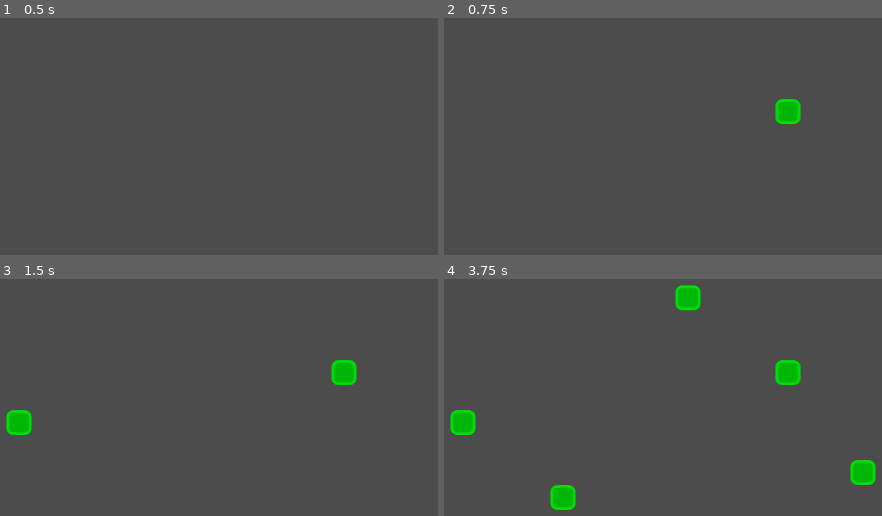
Above: before the commit, frames 1-4 (two rows, left to right).
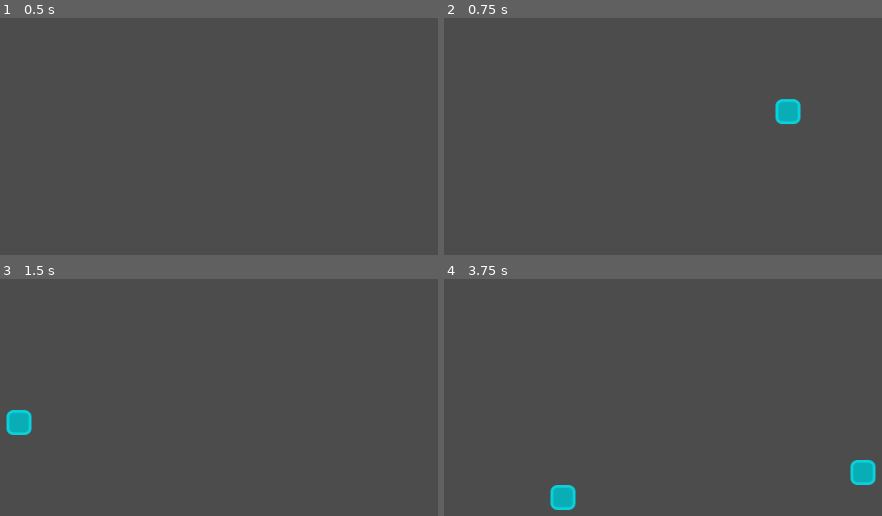
Above: after the commit, the same moments.

Repository: andrew-wilkes/godot-game-of-life
Game: Godot game, scene res://Main.tscn
The game is run twice, just before and just after one commit, with the same random seed, the same clock (stepped at 60 frames per second) and the same inputs.
Inputs (mouse positions are in pixels of both pictures, inside the frame that each line leads up to):
- Up to frame 1 (0.5 s): no input
- Up to frame 2 (0.75 s): tap Enter (ui_accept) at 0.5 s; move the mouse to (790, 122) at 0.52 s; hold Enter (ui_accept) from 0.53 s (still down); click (790, 122) at 0.67 s
- Up to frame 3 (1.5 s): tap Delete (ui_reset, bound only after the commit) at 1.25 s; move the mouse to (8, 430) at 1.27 s; release Enter (ui_accept) at 1.28 s; tap Enter (ui_accept) at 1.35 s; click (8, 430) at 1.42 s
- Up to frame 4 (3.75 s): tap Enter (ui_accept) at 1.52, 1.82, 2, 2.85, 3.02, 3.32, 3.5 s; move the mouse to (693, 305) at 2.02 s; hold Enter (ui_accept) 2.03-2.78 s; click (693, 305) at 2.17 s; tap Delete (ui_reset, bound only after the commit) at 2.75 s; move the mouse to (571, 501) at 2.77 s; click (571, 501) at 2.92 s; move the mouse to (851, 478) at 3.52 s; hold Enter (ui_accept) from 3.53 s (still down); click (851, 478) at 3.67 s

Frame 1 is identical in both runs. In frame 2, 0.6% of the frame differs, in the area x 75-82%, y 34-45%; in frame 3, 1.2%; in frame 4, 3.0%, in the area x 1-99%, y 2-98%.

Commit message:
Completed game code

Diff:
--- a/src/Main.gd
+++ b/src/Main.gd
@@ -2,13 +2,12 @@
 
 var grids = [{}, {}]
 var cells = {}
+var alive_color: Color
+export(Color) var dead_color = Color(32)
 
 func _ready():
 	$Cell.hide()
-
-func _on_Timer_timeout():
-	grids.invert()
-	grids[1].clear()
+	alive_color = $Cell.modulate
 
 const ZOOM_STEP = 0.1
 
@@ -24,6 +23,12 @@
 			change_zoom(-ZOOM_STEP)
 	if event is InputEventMouseMotion and event.button_mask == BUTTON_MASK_MIDDLE:
 			move_camera(event.relative)
+	if event.is_action_pressed("ui_cancel"):
+		get_tree().quit()
+	if event.is_action_pressed("ui_accept"):
+		start_stop()
+	if event.is_action_pressed("ui_reset"):
+		reset()
 
 var zoom = 1.0
 
@@ -35,20 +40,91 @@
 	$Camera2D.offset -= dv
 
 func place_cell(pos: Vector2):
+	pos = get_grid_pos(pos)
+	var key = get_key(pos)
+	if not cells.has(key):
+		add_new_cell(pos, key)
+
+func add_new_cell(pos, key):
+	# Adjust position
+	pos = pos * 32.0 + $Camera2D.offset - get_viewport_rect().size / 2
+	# Scale it
+	pos *= $Camera2D.zoom
 	var cell = $Cell.duplicate()
-	cell.position = get_snapped_pos(pos)
+	cell.position = pos
 	add_child(cell)
 	cell.show()
-	cells[get_key(cell.position)] = cell
+	cells[key] = cell
+	grids[1][key] = true
 
 func remove_cell(pos: Vector2):
-	var key = get_key(get_snapped_pos(pos))
+	var key = get_key(get_grid_pos(pos))
+	# Check if user clicked in occupied position
 	if cells.has(key):
 		cells[key].queue_free()
 		cells.erase(key)
+		grids[1].erase(key)
 
-func get_snapped_pos(pos: Vector2) -> Vector2:
-	return pos.snapped(Vector2(32, 32))
+func get_grid_pos(pos: Vector2) -> Vector2:
+	return pos.snapped(Vector2(32, 32)) / 32
 
 func get_key(pos: Vector2) -> int:
 	return int(pos.x) + 0x10000 * int(pos.y)
+
+func start_stop():
+	if $Timer.is_stopped() and cells.size() > 0:
+		$Timer.start()
+	else:
+		$Timer.stop()
+
+func reset():
+	$Timer.stop()
+	for key in cells.keys():
+		cells[key].queue_free()
+	grids[0].clear()
+	cells.clear()
+
+func _on_Timer_timeout():
+	grids.invert()
+	grids[1].clear()
+	regenerate()
+	add_new_cells()
+	update_cells()
+
+func regenerate():
+	for key in cells.keys():
+		var n = get_num_live_cells(key)
+		if grids[0][key]: # Alive
+			grids[1][key] = (n == 2 or n == 3)
+		else: # Dead
+			grids[1][key] = (n == 3)
+
+func update_cells():
+	for key in cells.keys():
+		cells[key].modulate = alive_color if grids[1][key] else dead_color
+
+var to_check = []
+
+func get_num_live_cells(key: int, first_pass = true):
+	var num_live_cells = 0
+	for y in [-1, 0, 1]:
+		for x in [-1, 0, 1]:
+			if x != 0 or y != 0:
+				var nkey = key + x + 0x10000 * y
+				if grids[0].has(nkey):
+					if grids[0][nkey]:
+						num_live_cells += 1
+				else:
+					if first_pass:
+						to_check.append(nkey)
+	return num_live_cells
+
+func add_new_cells():
+	for key in to_check:
+		var n = get_num_live_cells(key, false)
+		if n == 3:
+			add_new_cell(get_pos_from_key(key), key)
+	to_check = []
+
+func get_pos_from_key(key):
+	return Vector2(key % 0x10000, key / 0x10000)
--- a/src/Main.tscn
+++ b/src/Main.tscn
@@ -9,11 +9,10 @@
 [node name="Timer" type="Timer" parent="."]
 
 [node name="Camera2D" type="Camera2D" parent="."]
-anchor_mode = 0
 current = true
 
 [node name="Cell" type="Sprite" parent="."]
-modulate = Color( 0, 0.870588, 0.0352941, 1 )
+modulate = Color( 0.0392157, 0.827451, 0.866667, 1 )
 texture = ExtResource( 2 )
 
 [connection signal="timeout" from="Timer" to="." method="_on_Timer_timeout"]
--- a/src/project.godot
+++ b/src/project.godot
@@ -14,6 +14,14 @@
 run/main_scene="res://Main.tscn"
 config/icon="res://icon.png"
 
+[input]
+
+ui_reset={
+"deadzone": 0.5,
+"events": [ Object(InputEventKey,"resource_local_to_scene":false,"resource_name":"","device":0,"alt":false,"shift":false,"control":false,"meta":false,"command":false,"pressed":false,"scancode":16777224,"unicode":0,"echo":false,"script":null)
+ ]
+}
+
 [physics]
 
 common/enable_pause_aware_picking=true
Not shown, changed: README.md
Not shown, added: cells.png
